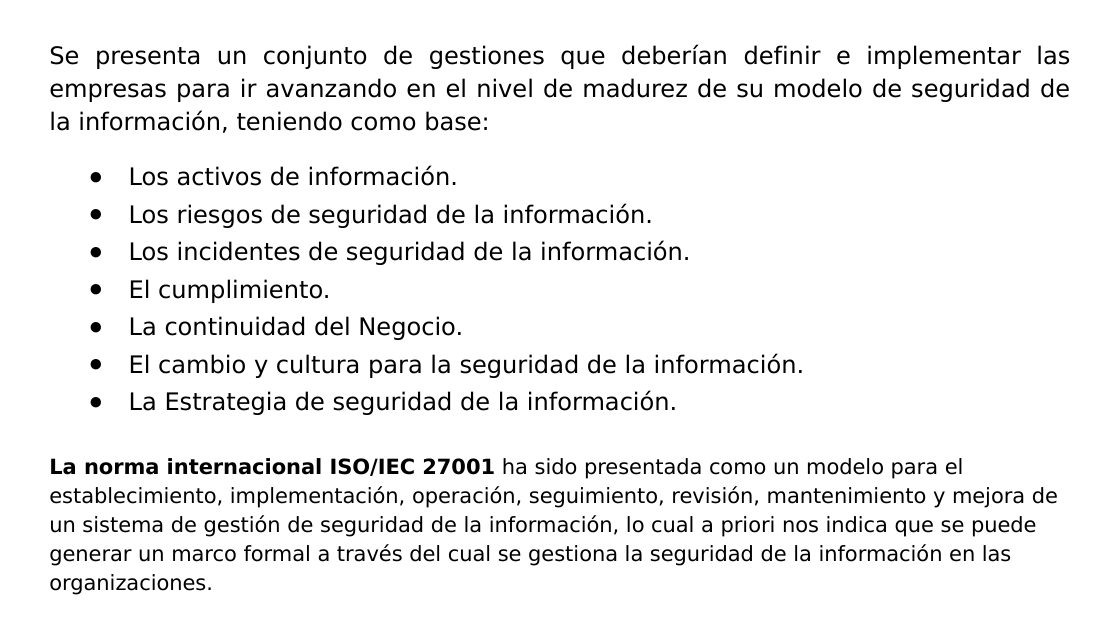
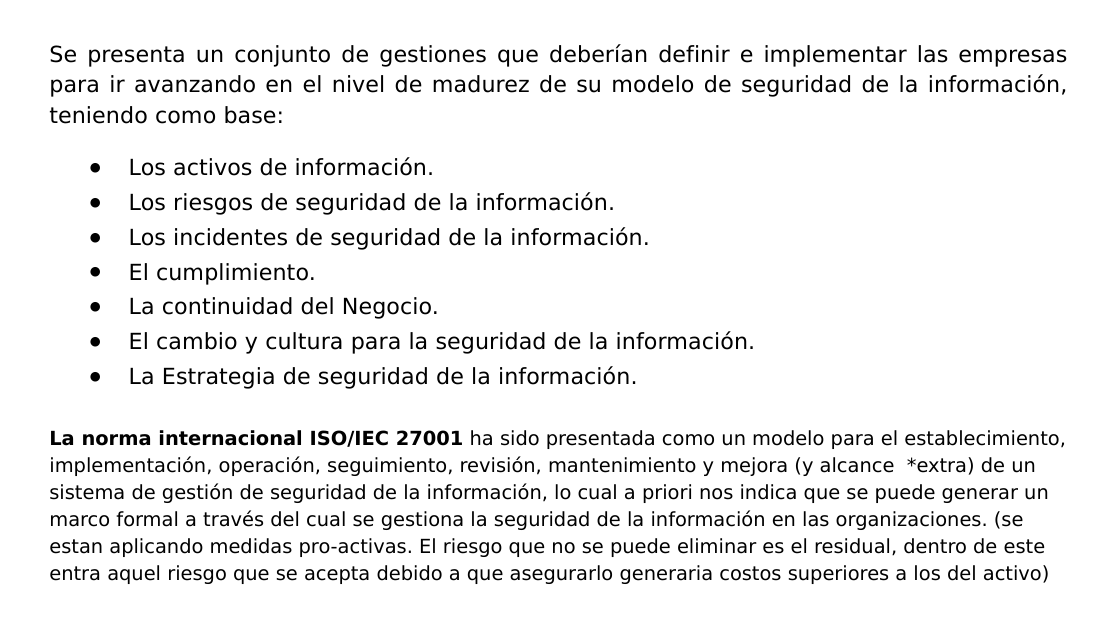
Before and after one commit to lucas-soria/facultad, a slide deck: slide 3 of 4° Año/1° Semestre/Seguridad informatica I/4 Teoria/Clase 6.1 Gestión Integral de Seguridad.pptx. Drawn at 1120x630 pixels with LibreOffice and Linux fonts; fonts in the diff are those of the drawing. Boxes give left, top, right and bottom in pixels: in the first picture for what was removed or moved away, otherwise in the second. Text is boxed around its words. In the diff, an @@ line names an element or a change of style, - is before the commit and + after.

Commit message:
Seguridad I y notas

```diff
--- a/4° Año/1° Semestre/Seguridad informatica I/4 Teoria/Clase 6.1 Gestión Integral de Seguridad.pptx
+++ b/4° Año/1° Semestre/Seguridad informatica I/4 Teoria/Clase 6.1 Gestión Integral de Seguridad.pptx
@@ text at (49,44,1067,389): size 15.5 to 14.3 pt in "Se presenta un conjunto de gestiones que ...", "Los activos de información.", "Los riesgos de seguridad de la información.", "Los incidentes de seguridad de la información." and 4 more places @@
@@ text at (49,430,1066,584): text changed; size 13.5 to 12.5 pt @@
-La norma internacional ISO/IEC 27001 ha sido presentada como un modelo para el establecimiento, implementación, operación, seguimiento, revisión, mantenimiento y mejora de un sistema de gestión de seguridad de la información, lo cual a priori nos indica que se puede generar un marco formal a través del cual se gestiona la seguridad de la información en las organizaciones.
+La norma internacional ISO/IEC 27001 ha sido presentada como un modelo para el establecimiento, implementación, operación, seguimiento, revisión, mantenimiento y mejora (y alcance *extra) de un sistema de gestión de seguridad de la información, lo cual a priori nos indica que se puede generar un marco formal a través del cual se gestiona la seguridad de la información en las organizaciones. (se estan aplicando medidas pro-activas. El riesgo que no se puede eliminar es el residual, dentro de este entra aquel riesgo que se acepta debido a que asegurarlo generaria costos superiores a los del activo)
```
Also in this commit, not shown: 1 other slide changed, 29 other files.
